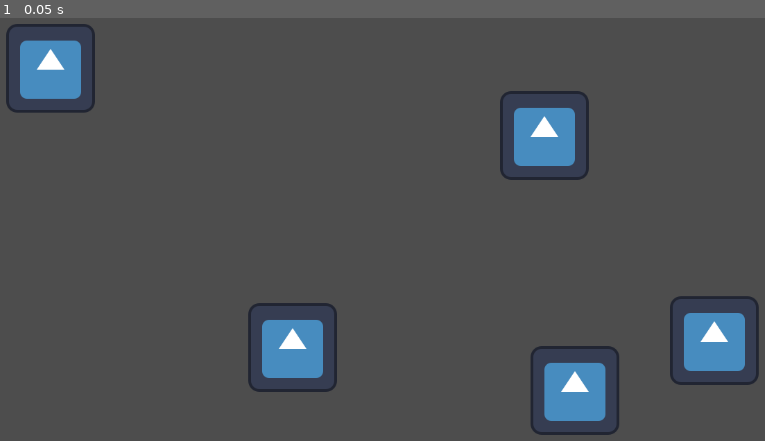
Above: before the commit, frame 1.
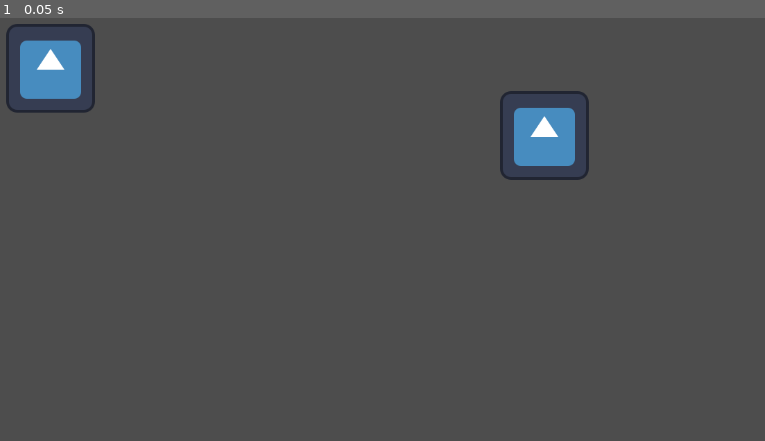
Above: after the commit, the same moment.

Repository: MaykonFreitas17/godot4_7days_gdscript
Game: Godot game, scene res://Scenes/level.tscn
The game is run twice, just before and just after one commit, with the same random seed, the same clock (stepped at 60 frames per second) and the same inputs. The engine's default icon, where the game draws it, is replaced by a stand-in: a white triangle on a blue panel in a dark square.
Inputs:
- Up to frame 1 (0.05 s): no input

The runs differ from the first frame. In frame 1, 4.2% of the frame differs, in the area x 32-100%, y 65-99%.

Commit message:
feat: add manipulating scene objects

Diff:
--- a/Scenes/level.tscn
+++ b/Scenes/level.tscn
@@ -14,15 +14,3 @@
 [node name="Enemy_01" type="Sprite2D" parent="." groups=["Enemies"]]
 position = Vector2(808, 197)
 texture = ExtResource("2_gxkkf")
-
-[node name="Enemy_02" type="Sprite2D" parent="." groups=["Enemies"]]
-position = Vector2(445, 503)
-texture = ExtResource("2_gxkkf")
-
-[node name="Enemy_03" type="Sprite2D" parent="." groups=["Enemies"]]
-position = Vector2(1053, 493)
-texture = ExtResource("2_gxkkf")
-
-[node name="Enemy_04" type="Sprite2D" parent="." groups=["Enemies"]]
-position = Vector2(852, 565)
-texture = ExtResource("2_gxkkf")
--- a/Scripts/level.gd
+++ b/Scripts/level.gd
@@ -1,5 +1,9 @@
 # Herdando do objeto Node2D
 extends Node2D
+
+# Referenciando objetos da cena por código
+@onready var player: Sprite2D = get_node("Player")
+@onready var enemy: Sprite2D = get_node("Enemy_01")
 
 # @export
 @export var my_name: String # Exibe no editor, podendo ser editado fora do código
@@ -15,7 +19,10 @@
 	print("Hello, World!")
 	print("Adna Léticia, Você é a garota mais Linda do Mundo!")
 
-	manipulating_scene_groups()
+	# Trabalhando com o objeto referenciado
+	print(player.name)
+	print(enemy.name)
+
 
 func variables():
 	# sintaxes de uma variavel
